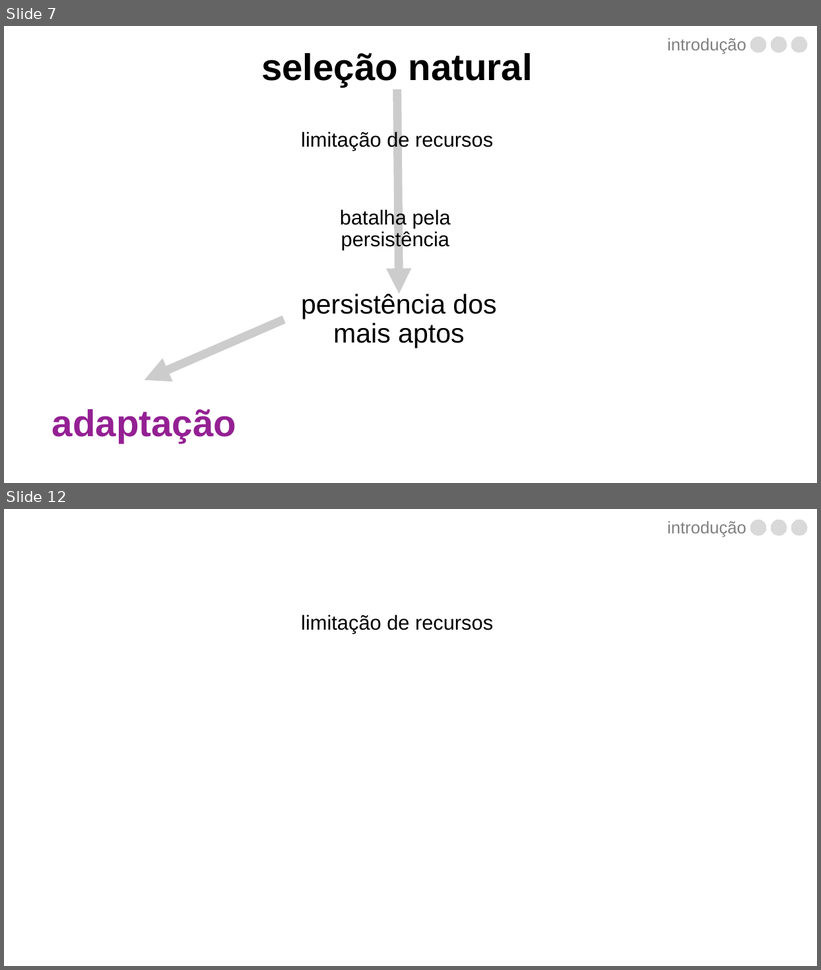
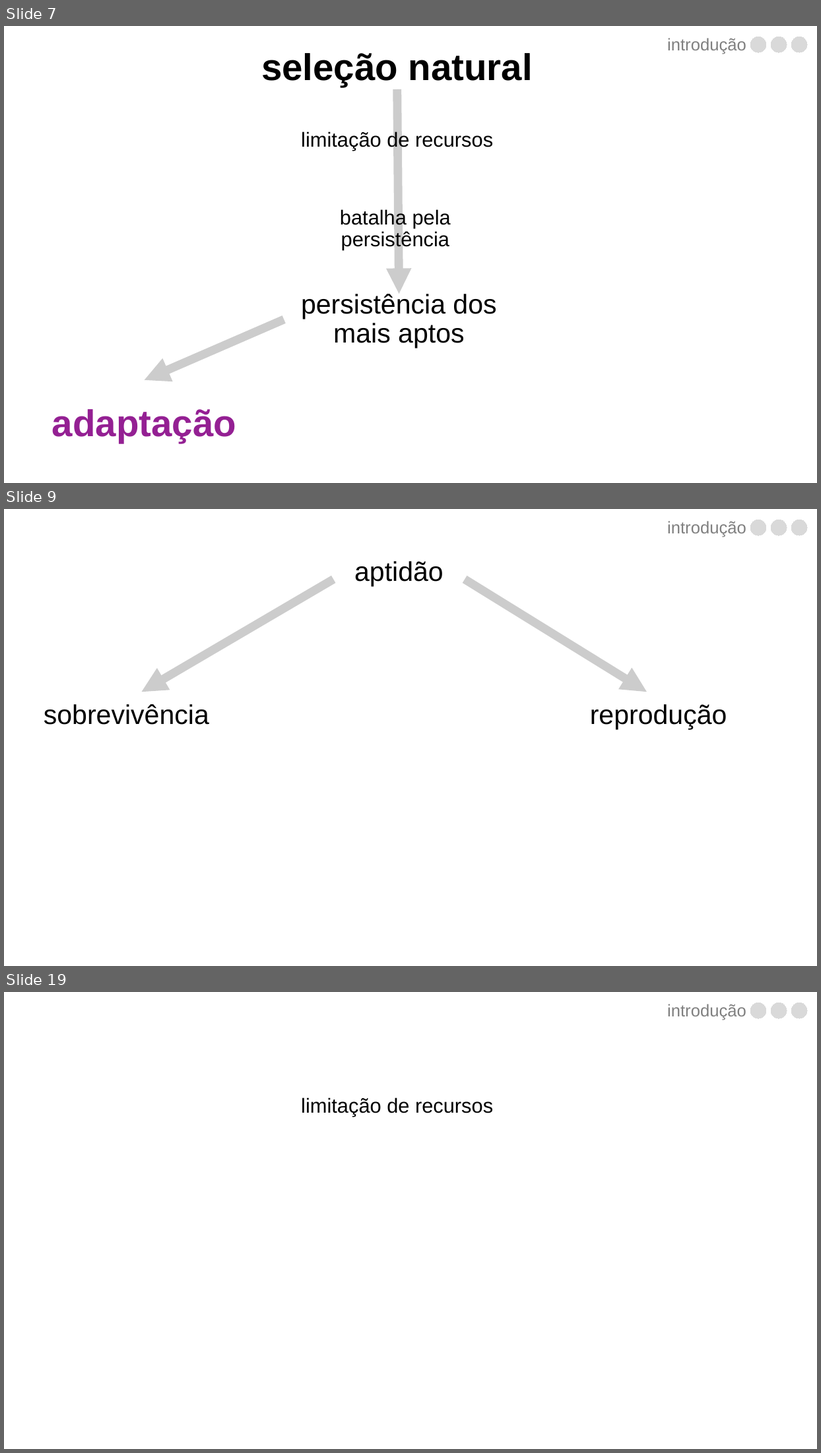
Before and after one commit to luisanovara/dissertacao, a slide deck: DEFESA.pptx. Shown one above the other, each under a label of ours: slides 7 and 12 before the commit, slides 7, 9 and 19 after it; the slides between them are not shown. The pictures are 821x970 and 821x1453 pixels, drawn with LibreOffice and Linux fonts; fonts in the diff are those of the drawing. Boxes give left, top, right and bottom in pixels: in the first picture for what was removed or moved away, otherwise in the second. Text is boxed around its words. In the diff, an @@ line names an element or a change of style, - is before the commit and + after.

```diff
--- a/DEFESA.pptx
+++ b/DEFESA.pptx
@@ slide 9 added at (4, 509, 817, 966), background #FFFFFF @@
@@ text added at (667, 521, 746, 537), 20 pt, text #808080 @@
+introdução
@@ freeform shape added at (750, 520, 766, 536), fill #D9D9D9, outline #D9D9D9 0 pt @@
@@ freeform shape added at (772, 520, 787, 536), fill #D9D9D9, outline #D9D9D9 0 pt @@
@@ freeform shape added at (791, 520, 807, 536), fill #D9D9D9, outline #D9D9D9 0 pt @@
@@ text added at (354, 561, 444, 586), 32 pt, text #000000 @@
+aptidão
@@ arrow added from (333, 579) to (142, 692), #000000 10 pt @@
@@ arrow added from (465, 579) to (647, 692), #000000 10 pt @@
@@ text added at (44, 704, 209, 725), 32 pt, text #000000 @@
+sobrevivência
@@ text added at (590, 704, 727, 729), 32 pt, text #000000 @@
+reprodução
@@ what was slide 12 is now slide 19 @@
```
Also in this commit, not shown: 4 slides changed, 6 other slides added.
